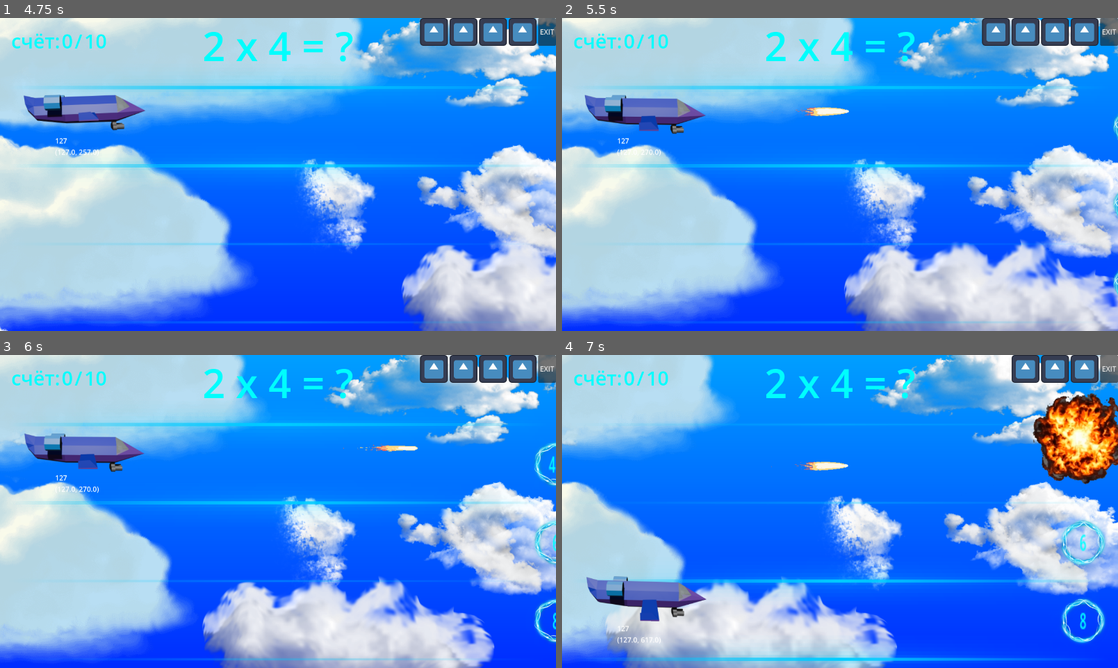
Above: before the commit, frames 1-4 (two rows, left to right).
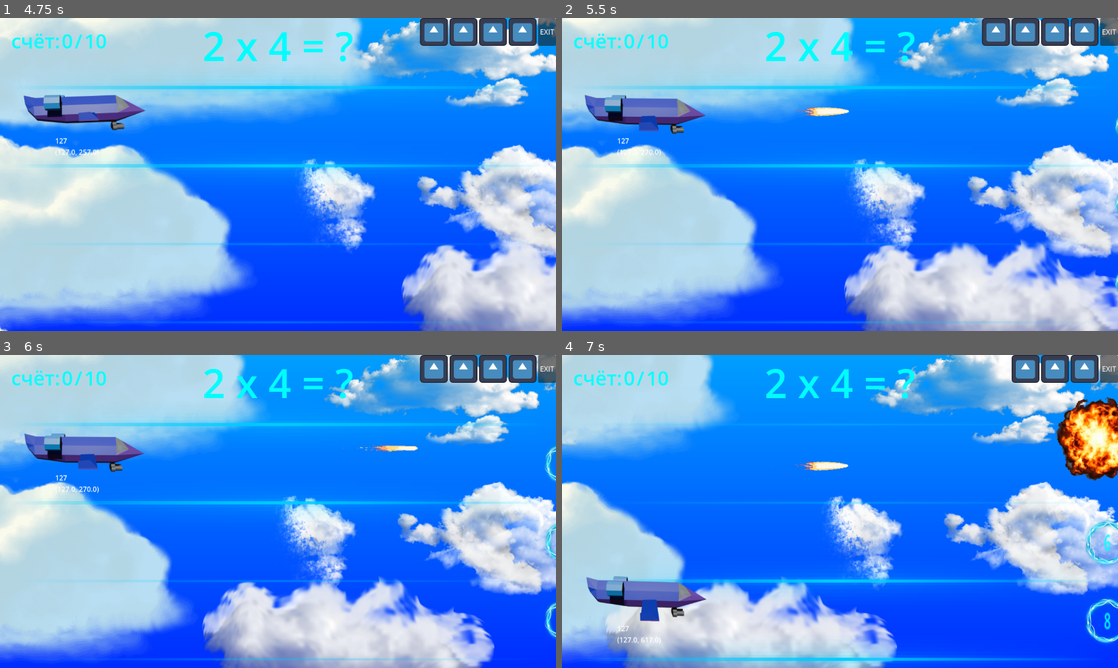
Above: after the commit, the same moments.

Repository: GGamezebo/quizmatik
Game: Godot game, scene res://main.tscn
Same seed, same stepped clock (60 frames per second), same inputs: the game is played once before the commit and once after it. The engine's default icon, where the game draws it, is replaced by a stand-in: a white triangle on a blue panel in a dark square.
Inputs:
- Up to frame 1 (4.75 s): click "Старт" at 0.5 s; click "Level 1" at 1.25 s; tap Enter at 2 s; hold Right (ui_right) 2.03-2.78 s; tap Space (shoot) at 2.1, 3.6 s; hold Down (ui_down) 2.78-3.53 s; tap Tab at 2.85, 4.35 s; hold Right (ui_right) 3.53-4.28 s; hold Up (ui_up) from 4.28 s (still down)
- Up to frame 2 (5.5 s): release Up (ui_up) at 5.03 s; hold Left (ui_left) from 5.03 s (still down); tap Space (shoot) at 5.1 s
- Up to frame 3 (6 s): keep holding Left (ui_left); tap Tab at 5.85 s
- Up to frame 4 (7 s): release Left (ui_left) at 6.53 s; hold Down (ui_down) from 6.53 s (still down); tap Space (shoot) at 6.6 s

Frame 1 is identical in both runs. In frame 2, 0.1% of the frame differs, in the area x 99-100%, y 31-89%; in frame 3, 1.0%; in frame 4, 4.8%, in the area x 84-100%, y 12-93%.

Commit message:
create acceleration mechanic by left/right buttons. Only GL side

Diff:
--- a/src/common/game_config_default.gd
+++ b/src/common/game_config_default.gd
@@ -11,3 +11,7 @@
 
 @export_category("AirPlane")
 @export var player_air_plane_speed: float = 600.0
+const PLAYER_ACCELERATION_DEFAULT: float = 1.0  # default acceleration coefficient
+@export var player_acceleration_min: float = 0.5  # min acceleration coefficient
+@export var player_acceleration_max: float = 2.0  # max acceleration coefficient
+@export var player_acceleration_speed: float = 1.0  # acceleration coefficient per second
--- a/src/contexts/game_context/game_logic/game_manager/game_states/game_state.gd
+++ b/src/contexts/game_context/game_logic/game_manager/game_states/game_state.gd
@@ -30,6 +30,10 @@
 	for option in options:
 		option.queue_free()
 	options.clear()
+
+func _process(_delta: float) -> void:
+	for answer in options:
+		answer.set_acceleration(player.acceleration)
 
 func _makeNewRound() -> void:
 	question = QuizQuestion.generate_question(game_config)
--- a/src/contexts/game_context/player.gd
+++ b/src/contexts/game_context/player.gd
@@ -3,9 +3,14 @@
 
 signal ev_health_changed(new_health: int)
 signal ev_score_changed(new_score: int)
+signal ev_acceleration_changed(acceleration: float)
+
+const ACCELERATION_DEFAULT: float = GameConfig.PLAYER_ACCELERATION_DEFAULT
 
 @export var game_events: GameEvents
 @export var game_config: GameConfig
+
+var components: Array[PlayerComponent] = []
 
 @onready var health: int = game_config.health:
 	set(new_value):
@@ -18,3 +23,62 @@
 		if score != new_value:
 			score = new_value
 			ev_score_changed.emit(score)
+
+@onready var acceleration: float = ACCELERATION_DEFAULT:
+	set(new_value):
+		if acceleration != new_value:
+			acceleration = new_value
+			ev_acceleration_changed.emit(acceleration)
+
+func _ready() -> void:
+	var componentClasses = [
+		AccelerationComponent
+	]
+	for componentClass in componentClasses:
+		if componentClass.is_need(game_config):
+			components.append(componentClass.new(self, game_config))
+
+func _exit_tree() -> void:
+	components.reverse()
+	for component in components:
+		component.deinit()
+	components.clear()
+
+func _process(delta: float) -> void:
+	for component in components:
+		component.process(delta)
+
+
+
+@abstract class PlayerComponent:
+	var player: Player
+	var game_config: GameConfig
+
+	static func is_need(_game_config: GameConfig) -> bool:
+		return true
+
+	func _init(_player: Player, _game_config: GameConfig) -> void:
+		player = _player
+		game_config = _game_config
+
+	func deinit() -> void:
+		player = null
+		game_config = null
+
+	func process(_delta: float) -> void:
+		pass
+
+class AccelerationComponent extends PlayerComponent:
+	static func is_need(_game_config: GameConfig) -> bool:
+		return not is_equal_approx(_game_config.player_acceleration_min, ACCELERATION_DEFAULT) or\
+			not is_equal_approx(_game_config.player_acceleration_max, ACCELERATION_DEFAULT)
+
+	func process(delta: float) -> void:
+		var input_direction: float = Input.get_axis("ui_left", "ui_right")
+		var target_acceleration: float = ACCELERATION_DEFAULT
+		if not is_zero_approx(input_direction):
+			if input_direction >= 0:
+				target_acceleration = game_config.player_acceleration_max
+			else:
+				target_acceleration = game_config.player_acceleration_min
+		player.acceleration = move_toward(player.acceleration, target_acceleration, game_config.player_acceleration_speed * delta)
--- a/src/features/answer/answer.gd
+++ b/src/features/answer/answer.gd
@@ -10,10 +10,11 @@
 		$Label.text = str(value)
 
 var speed = 50
+var _acceleration = GameConfig.PLAYER_ACCELERATION_DEFAULT
 
 
 func _process(delta):
-	position.x -= speed * delta
+	position.x -= speed * _acceleration * delta
 
 	# Удаляем, если вылетел за экран
 	if position.x < -100:
@@ -26,6 +27,9 @@
 	self.position = Vector2(x, y)
 	self.value = new_value
 	self.speed = _speed
+
+func set_acceleration(acceleration: float) -> void:
+	_acceleration = acceleration
 
 func _disable_collision():
 	collision_layer = 0
